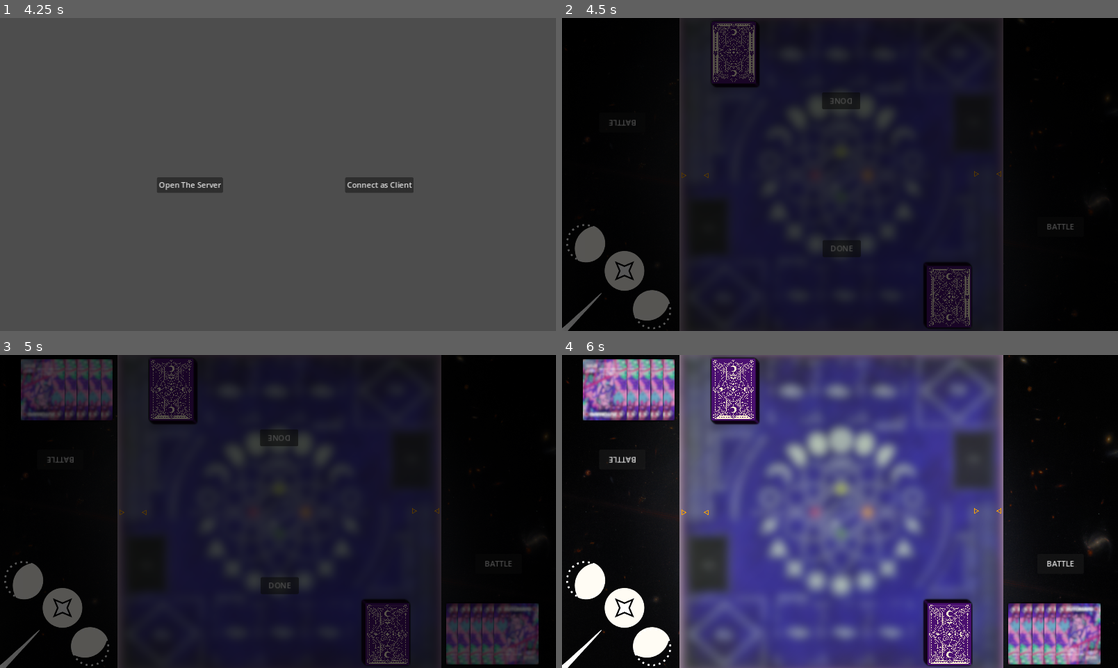
Above: before the commit, frames 1-4 (two rows, left to right).
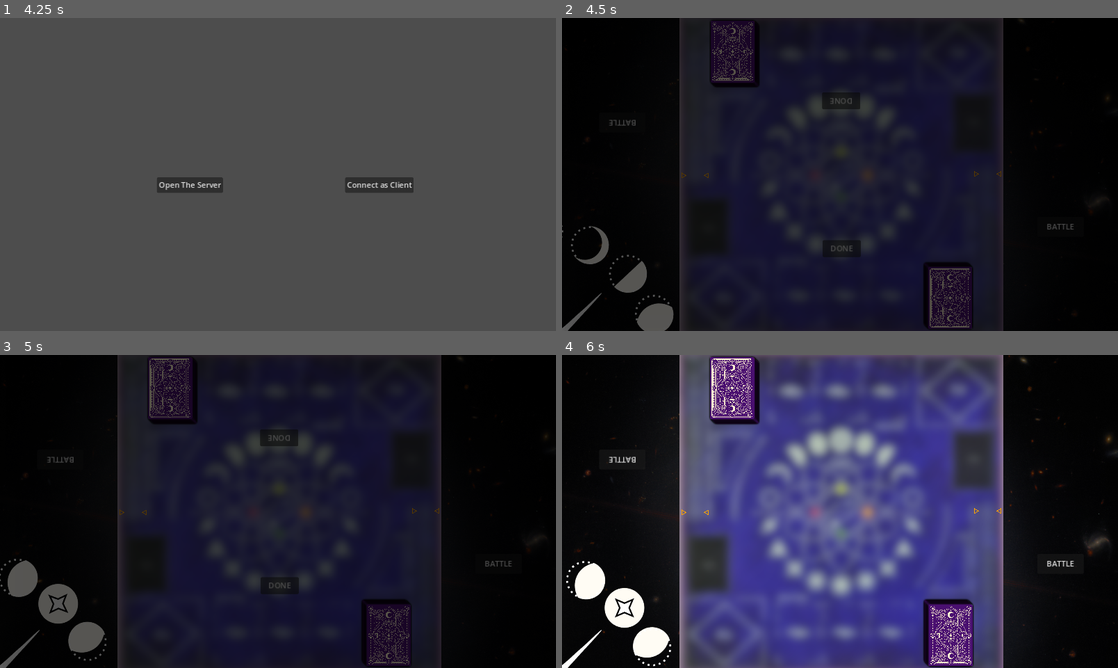
Above: after the commit, the same moments.

Repository: juntz/ZtmyCard
Game: Godot game, scene res://scenes/title.tscn
Two runs of this game, one before a commit and one after it. Both use one fixed random seed, a clock stepped at 60 frames per second and the inputs below.
Inputs (mouse positions are in pixels of both pictures, inside the frame that each line leads up to):
- Up to frame 1 (4.25 s): tap Enter at 0.5 s; move the mouse to (400, 158) at 0.52 s; tap Down (scroll_down) at 0.6, 2.1 s; click (400, 158) at 0.67 s; move the mouse to (166, 190) at 1.27 s; tap Page Up (scroll_up) at 1.35, 2.85 s; click (166, 190) at 1.42 s; move the mouse to (333, 105) at 2.02 s; click (333, 105) at 2.17 s; tap Space at 2.75 s; move the mouse to (250, 237) at 2.77 s; click (250, 237) at 2.92 s; click "MULTIPLAYER" at 3.5 s
- Up to frame 2 (4.5 s): click "Open The Server" at 4.25 s
- Up to frame 3 (5 s): no input
- Up to frame 4 (6 s): click "DONE" at 5 s; click "DONE" at 5.75 s

Frame 1 is identical in both runs. In frame 2, 3.1% of the frame differs, in the area x 0-74%, y 0-100%; in frame 3, 8.8%, in the area x 0-97%, y 0-100%; in frame 4, 8.3%.
Error in both runs: Attempt to call function 'set_size_override' in base 'null instance' on a null instance. (res://scripts/card_node.gd:104)

Commit message:
temp

Diff:
--- a/project.godot
+++ b/project.godot
@@ -13,6 +13,10 @@
 config/name="ZtmyCardGd"
 run/main_scene="res://scenes/title.tscn"
 config/features=PackedStringArray("4.3", "GL Compatibility")
+
+[autoload]
+
+GlobalUI="*res://scripts/global_ui.gd"
 
 [display]
 
--- a/scenes/main.tscn
+++ b/scenes/main.tscn
@@ -9,11 +9,47 @@
 [ext_resource type="Script" path="res://scripts/chronos_node.gd" id="6_2ficq"]
 [ext_resource type="Texture2D" uid="uid://b4e4d8upf1iut" path="res://resources/images/chronos.svg" id="8_m762a"]
 [ext_resource type="Script" path="res://scripts/game_master.gd" id="10_0l7ah"]
-[ext_resource type="Script" path="res://scripts/enchant_processor.gd" id="10_vjxuj"]
 [ext_resource type="Texture2D" uid="uid://b0h36ixhyg48w" path="res://resources/images/second_hand.png" id="11_3o78s"]
 [ext_resource type="PackedScene" uid="uid://yvaeghs5pc8f" path="res://scenes/card_info_container.tscn" id="12_62va5"]
 [ext_resource type="PackedScene" uid="uid://bghrbe7baini3" path="res://scenes/phase_title_overlay.tscn" id="13_uv7ar"]
 [ext_resource type="PackedScene" uid="uid://oov56qgnancs" path="res://scenes/game_end_overlay.tscn" id="14_4v0tr"]
+
+[sub_resource type="Animation" id="Animation_xgi6g"]
+resource_name = "turn_chronos"
+length = 1.5
+tracks/0/type = "value"
+tracks/0/imported = false
+tracks/0/enabled = true
+tracks/0/path = NodePath("Chronos/Chronos:rotation")
+tracks/0/interp = 2
+tracks/0/loop_wrap = true
+tracks/0/keys = {
+"times": PackedFloat32Array(0, 1, 1.26667),
+"transitions": PackedFloat32Array(1, 1, 1),
+"update": 0,
+"values": [0.0, -1.71042, -1.38928]
+}
+
+[sub_resource type="Animation" id="Animation_n2avo"]
+length = 0.001
+tracks/0/type = "value"
+tracks/0/imported = false
+tracks/0/enabled = true
+tracks/0/path = NodePath("Chronos/Chronos:rotation")
+tracks/0/interp = 1
+tracks/0/loop_wrap = true
+tracks/0/keys = {
+"times": PackedFloat32Array(0),
+"transitions": PackedFloat32Array(1),
+"update": 0,
+"values": [-0.722566]
+}
+
+[sub_resource type="AnimationLibrary" id="AnimationLibrary_5k5ai"]
+_data = {
+"RESET": SubResource("Animation_n2avo"),
+"turn_chronos": SubResource("Animation_xgi6g")
+}
 
 [node name="Main" type="Node2D"]
 script = ExtResource("1_m1pte")
@@ -62,18 +98,12 @@
 texture = ExtResource("5_d542b")
 
 [node name="Chronos" type="Sprite2D" parent="Chronos"]
+rotation = -0.722566
 scale = Vector2(0.715, 0.715)
 texture = ExtResource("8_m762a")
 
 [node name="GameMaster" type="Node" parent="."]
 script = ExtResource("10_0l7ah")
-
-[node name="EnchantProcessor" type="Node" parent="GameMaster" node_paths=PackedStringArray("player", "opponent", "game_master", "chronos")]
-script = ExtResource("10_vjxuj")
-player = NodePath("../../Player")
-opponent = NodePath("../../Opponent")
-game_master = NodePath("..")
-chronos = NodePath("../../Chronos")
 
 [node name="SecondHand" type="Sprite2D" parent="."]
 position = Vector2(4.00001, 641)
@@ -90,5 +120,10 @@
 [node name="GameEndOverlay" parent="." instance=ExtResource("14_4v0tr")]
 visible = false
 
+[node name="AnimationPlayer" type="AnimationPlayer" parent="."]
+libraries = {
+"": SubResource("AnimationLibrary_5k5ai")
+}
+
 [editable path="Opponent"]
 [editable path="Player"]
--- a/scripts/card_field.gd
+++ b/scripts/card_field.gd
@@ -18,14 +18,6 @@
 	result.assign(cards)
 	return result
 
-
-func shuffle():
-	var cards = cards()
-	for card in cards:
-		remove_child(card)
-	cards.shuffle()
-	for card in cards:
-		add_child(card)
 
 func scroll_move_up(scroll : float):
 	if not scrollable:
--- a/scripts/card_node.gd
+++ b/scripts/card_node.gd
@@ -10,8 +10,8 @@
 
 const FLYING_DURATION = 0.5
 
-
 var card: Card
+var number: int
 var order = 0
 var hover_scale = 1.1
 var top_z_index = 1000
@@ -109,7 +109,12 @@
 	if event is InputEventMouseButton and event.pressed:
 		if event.button_index == MOUSE_BUTTON_LEFT:
 			if selectable && hover:
-				card_clicked.emit(self)
+				_on_card_clicked.rpc()
+
+
+@rpc("any_peer")
+func _on_card_clicked():
+	card_clicked.emit(self)
 
 
 func _check_hover():
--- a/scripts/card_node_factory.gd
+++ b/scripts/card_node_factory.gd
@@ -21,6 +21,7 @@
 	var card = _card_factory.from_document(document)
 	var node = card_scene.instantiate()
 	node.card = card
+	node.number = number
 	node.description = _get_description(document)
 	node.set_card_image(_get_image_path(document))
 	return node
--- a/scripts/chronos_node.gd
+++ b/scripts/chronos_node.gd
@@ -1,8 +1,17 @@
 class_name ChronosNode
 extends Node2D
 
-var chronos: Chronos
+var time: int:
+	get:
+		return _time
+	set(value):
+		_time = value
+		var tween = get_tree().create_tween()
+		tween.tween_property($Chronos, "rotation", _rotation_amount, 1).set_trans(Tween.TRANS_BACK)
+var _time: int
+var _rotation_amount: float:
+	get:
+		return -(_time * TAU / Chronos.MAX_TIME)
 
-
-func _process(_delta):
-	$Chronos.rotation = -(chronos.time * TAU / Chronos.MAX_TIME)
+func _ready():
+	time = Chronos.INITIAL_TIME
--- a/scripts/client_button.gd
+++ b/scripts/client_button.gd
@@ -1,14 +1,4 @@
 extends Button
-
-
-# Called when the node enters the scene tree for the first time.
-func _ready():
-	pass # Replace with function body.
-
-
-# Called every frame. 'delta' is the elapsed time since the previous frame.
-func _process(delta):
-	pass
 
 
 func _on_pressed():
--- a/scripts/client_connection_dialog.gd
+++ b/scripts/client_connection_dialog.gd
@@ -1,16 +1,6 @@
 extends AcceptDialog
 
 @export var target_scene: PackedScene
-
-
-# Called when the node enters the scene tree for the first time.
-func _ready():
-	pass # Replace with function body.
-
-
-# Called every frame. 'delta' is the elapsed time since the previous frame.
-func _process(delta):
-	pass
 
 
 func _on_confirmed():
--- /dev/null
+++ b/scripts/commands/change_phase_command.gd
@@ -0,0 +1,8 @@
+class_name ChangePhaseCommand
+extends Command
+
+@export var phase: Game.Phase
+
+
+func execute_async():
+	print(phase)
--- /dev/null
+++ b/scripts/commands/command.gd
@@ -0,0 +1,7 @@
+class_name Command
+
+var game_master: GameMaster
+
+
+func execute_async():
+	pass
--- /dev/null
+++ b/scripts/commands/modify_chronos_command.gd
@@ -0,0 +1,8 @@
+class_name ModifyChronosCommand
+extends Command
+
+@export var time: int
+
+
+func execute_async():
+	game_master.chronos_node.time += time
--- /dev/null
+++ b/scripts/commands/modify_hp_command.gd
@@ -0,0 +1,8 @@
+class_name ModifyHpCommand
+extends PlayerCommand
+
+@export var hp: int
+
+
+func execute_async():
+	player_node.hp = hp
--- /dev/null
+++ b/scripts/commands/move_card_command.gd
@@ -0,0 +1,9 @@
+class_name MoveCardCommand
+extends PlayerCommand
+
+@export var card_idx: int
+@export var destination: CardFields.Field
+
+
+func execute_async():
+	player_node.move_card(card_idx, destination)
--- /dev/null
+++ b/scripts/commands/player_command.gd
@@ -0,0 +1,7 @@
+class_name PlayerCommand
+extends Command
+
+@export var player_idx: int
+var player_node: PlayerNode:
+	get:
+		return game_master.player_nodes[player_idx]
--- a/scripts/deck_editor.gd
+++ b/scripts/deck_editor.gd
@@ -2,11 +2,12 @@
 
 @export var card_scene: PackedScene
 var max_card_count = 20
+var _factory := CardNodeFactory.new(null)
 
-# Called when the node enters the scene tree for the first time.
+
 func _ready():
-	for i in range(CardNode.card_info["cards"].size()):
-		var card = CardNode.from_card_number(i + 1)
+	for i in range(CardNodeFactory.card_info["cards"].size()):
+		var card = _factory.from_number(i + 1)
 		card.show_card()
 		card.selectable = true
 		card.card_clicked.connect(_on_card_clicked)
@@ -28,11 +29,6 @@
 		_add_card_to_deck(cards[card_number - 1])
 
 
-# Called every frame. 'delta' is the elapsed time since the previous frame.
-func _process(delta):
-	pass
-
-
 func _add_card_to_deck(card: CardNode):
 	var cards = $DeckContainer/Deck.cards()
 
@@ -42,14 +38,14 @@
 	var same_cards := 0
 	for c in cards :
 		# TODO : 2nd/3rd 추가시에 문제 있음. / 카데고리로 추가 비교?
-		if card.info.number == c.info.number:
+		if card.number == c.number:
 			same_cards += 1
 
 	if same_cards >= 2:
 		GlobalUI.send_warning("같은 카드는 2장까지만 추가할 수 있습니다.")
 		return
 
-	var new_card = card.clone()
+	var new_card = _factory.from_number(card.number)
 	new_card.show_card()
 	new_card.selectable = true
 	new_card.card_clicked.connect(_on_deck_card_clicked)
@@ -81,6 +77,6 @@
 func _on_exit_button_pressed():
 	var f = FileAccess.open("user://deck.json", FileAccess.WRITE)
 	var data = {}
-	data["cards"] = $DeckContainer/Deck.cards().map(func (x): return x.info["number"])
+	data["cards"] = $DeckContainer/Deck.cards().map(func (x): return x.number)
 	f.store_line(JSON.stringify(data))
 	f.close()
--- a/scripts/enchant_processor.gd
+++ /dev/null
@@ -1,216 +0,0 @@
-class_name EnchantProcessor
-extends Node
-
-const ENCHANT_DELAY_SEC = 1.0
-const ENCAHNTING_SCALE = 1.1
-
-signal enchant_end
-
-@export var player: PlayerNode
-@export var opponent: PlayerNode
-@export var game_master: GameMaster
-@export var chronos: ChronosNode
-var timer: Timer
-var selecting = false
-var enchanting_card: CardNode
-
-
-# Called when the node enters the scene tree for the first time.
-func _ready():
-	timer = Timer.new()
-	add_child(timer)
-	timer.one_shot = true
-	timer.timeout.connect(_on_timer_timeout)
-
-
-# Called every frame. 'delta' is the elapsed time since the previous frame.
-func _process(delta):
-	pass
-
-
-func apply_enchant(card: CardNode):
-	enchanting_card = card
-	timer.stop()
-	if card.info["type"] != "enchant":
-		enchant_end.emit()
-		return
-
-	var effect = card.info["effect"]
-	if !effect.has("type"):
-		enchant_end.emit()
-		return
-	card.scale *= ENCAHNTING_SCALE
-	var type = effect["type"]
-	var fields = null
-	if effect.has("fields"):
-		fields = effect["fields"]
-	if player.check_powered(card):
-		Callable(self, type).call(fields)
-	timer.start(ENCHANT_DELAY_SEC)
-
-
-func draw(fields):
-	game_master.draw_card(player)
-
-
-func disableClock(fields):
-	chronos.revert.rpc()
-
-
-func modifyTime(fields):
-	chronos.revert.rpc()
-	chronos.turn.rpc(-opponent.battle_field_card().info["clock"])
-
-
-func useFromAbyss(fields):
-	var abyssCards = player.get_cards(PlayerNode.Field.ABYSS)
-	if abyssCards.size() <= 0:
-		return
-
-	timer.stop()
-	selecting = true
-	var selection_zone = player.get_node("SelectionZone")
-	selection_zone.start_selection(player, PlayerNode.Field.ABYSS)
-
-	var idx = await selection_zone.card_selected
-	game_master.move_card.rpc(PlayerNode.Field.ABYSS, idx, PlayerNode.Field.SET)
-	selecting = false
-	_end_enchant()
-
-
-func reduceDamage(fields):
-	_reduce_damage.rpc(fields)
-
-
-func modifyHp(fields):
-	_modify_hp.rpc(fields)
-
-
-func modifyAttackPoint(fields):
-	_modify_attack_point.rpc(fields)
-
-
-func swapHandAndAbyss(fields):
-	var abyssCards = player.get_cards(PlayerNode.Field.ABYSS)
-	if abyssCards.size() <= 0:
-		return
-
-	timer.stop()
-	selecting = true
-	var selection_zone = player.get_node("SelectionZone")
-	selection_zone.start_selection(player, PlayerNode.Field.HAND)
-
-	var idx = await selection_zone.card_selected
-	game_master.move_card.rpc(PlayerNode.Field.ABYSS, -1, PlayerNode.Field.HAND)
-	game_master.move_card.rpc(PlayerNode.Field.HAND, idx, PlayerNode.Field.ABYSS)
-	selecting = false
-	_end_enchant()
-
-
-func swapDayAndNightAttackPoint(fields):
-	_swap_day_and_night_attack_point.rpc(fields)
-
-
-@rpc("any_peer", "call_local")
-func _modify_hp(fields: Dictionary):
-	if fields.has("condition"):
-		if !_check_card_condition(fields["condition"]):
-			return
-
-	var target = _get_target_player(fields)
-	target.heal(int(fields["add"]))
-
-
-@rpc("any_peer", "call_local")
-func _modify_attack_point(fields: Dictionary):
-	if fields.has("condition"):
-		if _check_card_condition(fields["condition"]):
-			var target = _get_target_player(fields)
-			target.attack_point_addend += int(fields["add"])
-
-
-@rpc("any_peer", "call_local")
-func _reduce_damage(fields: Dictionary):
-	var target = _get_target_player(fields)
-	target.damage_subtrahend += int(fields["amount"])
-
-
-@rpc("any_peer", "call_local")
-func _swap_day_and_night_attack_point(fields: Dictionary):
-	var target = _get_target_player(fields)
-	target.swap_day_and_night_attack_point = true
-
-
-func _get_target_player(fields: Dictionary) -> PlayerNode:
-	var call_from_local = multiplayer.get_remote_sender_id() == multiplayer.get_unique_id()
-	var target_is_player = fields["target"] == "player"
-	if call_from_local != target_is_player:
-		return opponent
-	return player
-
-
-func _check_card_condition(condition: Dictionary) -> bool:
-	if condition.has("or"):
-		return condition["or"].map(_check_card_condition).reduce(func(a, b): return a || b, false)
-
-	if condition.has("attribute"):
-		if condition["target"] == "player":
-			if !player.battle_field_card():
-				return false
-			if player.battle_field_card().info["attribute"] != condition["attribute"]:
-				return false
-		else:
-			if !opponent.battle_field_card():
-				return false
-			if opponent.battle_field_card().info["attribute"] != condition["attribute"]:
-				return false
-
-	if condition.has("powerCost"):
-		if !opponent.battle_field_card():
-			return false
-		var powerCostCondition = condition["powerCost"]
-		var opponentPowerCost = opponent.battle_field_card().info["powerCost"]
-		if powerCostCondition.has("greaterThanOrEqual"):
-			if opponentPowerCost < powerCostCondition["greaterThanOrEqual"]:
-				return false
-		if powerCostCondition.has("lessThanOrEqual"):
-			if opponentPowerCost > powerCostCondition["lessThanOrEqual"]:
-				return false
-
-	if condition.has("hpLessOrEqual"):
-		if player.hp() > condition["hpLessOrEqual"]:
-			return false
-	if condition.has("time"):
-		if condition["time"] == "night" && !chronos.is_night():
-			return false
-		if condition["time"] == "day" && chronos.is_night():
-			return false
-
-	if condition.has("timeChanged"):
-		if condition["timeChanged"] == "dayToNight" && !(!chronos.is_prev_night() && chronos.is_night()):
-			return false
-		if condition["timeChanged"] == "nightToDay" && !(chronos.is_prev_night() && !chronos.is_night()):
-			return false
-
-	if condition.has("abyss"):
-		if player.abyss_attribute_count() < 4:
-			return false
-
-	return true
-
-
-func _end_enchant():
-	if !player.check_powered(enchanting_card):
-		enchanting_card.shake()
-	enchanting_card.scale /= ENCAHNTING_SCALE
-	enchant_end.emit()
-
-
-func _on_timer_timeout():
-	if !selecting:
-		_end_enchant()
-
-
-func _on_card_selected(selected, unselected):
-	selecting = false
-	_end_enchant()
--- a/scripts/game_master.gd
+++ b/scripts/game_master.gd
@@ -1,29 +1,54 @@
 class_name GameMaster
 extends Node
 
+var players: Array[Player]
+var player_nodes: Array[PlayerNode]:
+	get:
+		return [$"../Player", $"../Opponent"]
+var chronos_node: ChronosNode:
+	get:
+		return $"../Chronos"
 var _game := Game.new()
+var _game_signal_processor: GameSignalProcessor
 
 
 func _ready():
-	$"../Chronos".chronos = _game.chronos
-	_game.players = _ready_players()
+	_ready_players()
+	_game.players = players
+	_game_signal_processor = GameSignalProcessor.new(_game, self)
+	if !multiplayer.is_server():
+		return
+	await multiplayer.peer_connected
 	await _game.play_async()
 	_end_game()
 
 
-func _ready_players() -> Array[Player]:
-	var players: Array[Player]
+func execute_command(command: Command):
+	_execute_command.rpc(
+			var_to_bytes_with_objects(command))
+
+
+@rpc("call_local")
+func _execute_command(serialized_command):
+	# TODO: It is recommended to use a different serialization method for security reasons.
+	# https://docs.godotengine.org/en/stable/classes/class_%40globalscope.html#class-globalscope-method-bytes-to-var-with-objects
+	var command: Command = bytes_to_var_with_objects(serialized_command)
+	if command is not Command:
+		push_error("The received command is invalid or unrecognized.")
+		return
+	command.game_master = self
+	await command.execute_async()
+
+
+func _ready_players() -> void:
 	var card_node_factory := CardNodeFactory.new(_game)
-	var player_nodes = [$"../Player", $"../Opponent"]
 	for player_node in player_nodes:
 		var card_nodes = _get_deck(card_node_factory, player_node)
 		var cards: Array[Card]
 		cards.assign(card_nodes.map(func (x): return x.card))
 		var player = Player.new(cards, _game)
 		player_node.player = player
-		player.card_fields.card_moved.connect(player_node.move_card)
 		players.append(player)
-	return players
 
 
 func _get_deck(card_node_factory: CardNodeFactory, player_node: PlayerNode) -> Array[CardNode]:
@@ -38,10 +63,10 @@
 	else:
 		card_numbers = range(1, 21)
 
-	card_numbers.shuffle()
-
-	for card_number in card_numbers:
+	for i in len(card_numbers):
+		var card_number = card_numbers[i]
 		var card = card_node_factory.from_number(card_number)
+		card.name = "Card%s" % i
 		card.card_entered.connect(player_node._on_card_entered)
 		card.card_exited.connect(player_node._on_card_exited)
 		card.card_clicked.connect(player_node._on_card_clicked)
--- /dev/null
+++ b/scripts/game_signal_processor.gd
@@ -0,0 +1,35 @@
+class_name GameSignalProcessor
+
+var _game: Game
+var _game_master: GameMaster
+
+
+func _init(game: Game, game_master: GameMaster):
+	_game = game
+	_game_master = game_master
+
+	game.chronos.time_changed.connect(_on_time_changed)
+	for player in game.players:
+		player.card_moved.connect(_on_card_moved)
+		player.hp_changed.connect(_on_hp_changed)
+
+
+func _on_time_changed(chronos: Chronos):
+	var command = ModifyChronosCommand.new()
+	command.time = chronos.time
+	_game_master.execute_command(command)
+
+
+func _on_card_moved(player: Player, card: Card, to: CardFields.Field):
+	var command = MoveCardCommand.new()
+	command.player_idx = _game.players.find(player)
+	command.card_idx = player.card_fields.card_to_idx(card)
+	command.destination = to
+	_game_master.execute_command(command)
+
+
+func _on_hp_changed(player: Player):
+	var command = ModifyHpCommand.new()
+	command.player_idx = _game.players.find(player)
+	command.hp = player.hp
+	_game_master.execute_command(command)
--- a/scripts/gameplay/card_fields.gd
+++ b/scripts/gameplay/card_fields.gd
@@ -40,6 +40,14 @@
 	_card_fields[Field.DECK].append_array(deck)
 
 
+func card_to_idx(card: Card) -> int:
+	return _deck.find(card)
+
+
+func idx_to_card(idx: int) -> Card:
+	return _deck[idx]
+
+
 func get_last_card(field: Field) -> Card:
 	var cards = _card_fields[field]
 	if len(cards) <= 0:
@@ -70,11 +78,13 @@
 
 
 func draw_cards(count: int) -> void:
+	var deck = get_cards(Field.DECK).duplicate()
 	for i in count:
-		var card = get_last_card(Field.DECK)
+		var card = deck.pick_random()
 		if !card:
 			return
 		move_card(card, Field.HAND)
+		deck.erase(card)
 
 
 func dump_card(card: Card) -> void:
@@ -83,10 +93,6 @@
 	move_card(card,
 			Field.POWER_CHARGER if card.send_to_power > 0
 			else Field.ABYSS)
-
-
-func shuffle_deck():
-	_card_fields[Field.DECK].shuffle()
 
 
 func _is_limit_reached(field: Field) -> bool:
--- a/scripts/gameplay/chronos.gd
+++ b/scripts/gameplay/chronos.gd
@@ -1,4 +1,6 @@
 class_name Chronos
+
+signal time_changed(emitter: Chronos)
 
 enum Period
 {
@@ -16,6 +18,7 @@
 		return _time
 	set(value):
 		_time = value % MAX_TIME
+		time_changed.emit(self)
 var period: Period:
 	get:
 		return Period.NIGHT if time < DAY_START else Period.DAY
--- a/scripts/gameplay/player.gd
+++ b/scripts/gameplay/player.gd
@@ -1,4 +1,7 @@
 class_name Player
+
+signal hp_changed(emitter: Player)
+signal card_moved(emitter: Player, card: Card, to: CardFields.Field)
 
 const MAX_HP: int = 100
 
@@ -7,7 +10,12 @@
 		return hp > 0
 
 var battle_ready: bool = false
-var hp: int = MAX_HP
+var hp: int:
+	get:
+		return _hp
+	set(value):
+		_hp = value
+		hp_changed.emit(self)
 var power: int:
 	get:
 		return card_fields.get_cards(CardFields.Field.POWER_CHARGER).reduce(
@@ -16,6 +24,7 @@
 			0)
 var card_set_limit: int = 1
 var card_fields: CardFields
+var _hp: int = MAX_HP
 var _state: PlayerState
 var _game: Game
 var _empty_state: PlayerState:
@@ -27,6 +36,7 @@
 	_game = game
 	_state = _empty_state
 	card_fields = CardFields.new(deck)
+	card_fields.card_moved.connect(_on_card_moved)
 
 
 func process_phase_async(phase: Game.Phase):
@@ -41,3 +51,7 @@
 
 func player_ready():
 	_state.player_ready.emit()
+
+
+func _on_card_moved(card: Card, to: CardFields.Field):
+	card_moved.emit(self, card, to)
--- a/scripts/gameplay/player_states/player_battle_state.gd
+++ b/scripts/gameplay/player_states/player_battle_state.gd
@@ -13,8 +13,11 @@
 
 func run_async():
 	var damage = _get_damage(_player)
-	_player.hp -= damage
-	_player.card_set_limit = SET_CARD_LIMIT_LOSE if damage > 0 else SET_CARD_LIMIT_WIN
+	if damage > 0:
+		_player.hp -= damage
+		_player.card_set_limit = SET_CARD_LIMIT_LOSE
+	else:
+		_player.card_set_limit = SET_CARD_LIMIT_WIN
 	_card_fields.dump_card(_card_fields.set_b_field_card)
 	_card_fields.dump_card(_card_fields.set_a_field_card)
 
--- a/scripts/gameplay/player_states/player_mulligan_state.gd
+++ b/scripts/gameplay/player_states/player_mulligan_state.gd
@@ -7,12 +7,10 @@
 
 
 func run_async():
-	_card_fields.shuffle_deck()
 	_card_fields.draw_cards(MULLIGAN_CARD_COUNT)
 	await player_ready
 	for card in _selected_cards:
 		_card_fields.move_card(card, CardFields.Field.DECK)
-	_card_fields.shuffle_deck()
 	_card_fields.draw_cards(len(_selected_cards))
 	_selected_cards.clear()
 
--- a/scripts/hp_bar.gd
+++ b/scripts/hp_bar.gd
@@ -13,7 +13,6 @@
 
 # Called every frame. 'delta' is the elapsed time since the previous frame.
 func _process(delta):
-	hp = $"..".player.hp
 	if is_moving():
 		$HpPathFollow/HpIndicator.scale = Vector2(moving_scale, moving_scale)
 		$HpPathFollow/DamageLabel.visible = true
--- a/scripts/player_node.gd
+++ b/scripts/player_node.gd
@@ -19,9 +19,11 @@
 
 var CHEAT_super_powered = false
 
-
-func hp() -> int:
-	return $HpBar.hp
+var hp: int:
+	get:
+		return $HpBar.hp
+	set(value):
+		$HpBar.hp = value
 
 
 func set_battle_button_state(enable: bool):
@@ -32,17 +34,17 @@
 	return card_fields[field].cards()
 
 
-func move_card(card: Card, to: CardFields.Field):
-	var node = _get_card_node(card)
+func move_card(idx: int, to: CardFields.Field):
+	var node = _get_card_node(idx)
 	var to_field = _get_field(to)
 	node.show_card()
 	node.reparent(to_field)
 
 
-func _get_card_node(card: Card) -> CardNode:
+func _get_card_node(idx: int) -> CardNode:
 	for field in card_fields.values():
 		for c in field.cards():
-			if c.card == card:
+			if c.name == "Card%s" % idx:
 				return c
 	return null
 
--- a/scripts/server_button.gd
+++ b/scripts/server_button.gd
@@ -4,16 +4,6 @@
 @onready var peer = ENetMultiplayerPeer.new()
 
 
-# Called when the node enters the scene tree for the first time.
-func _ready():
-	pass # Replace with function body.
-
-
-# Called every frame. 'delta' is the elapsed time since the previous frame.
-func _process(delta):
-	pass
-
-
 func _on_pressed():
 	peer.create_server(50001, 1)
 	multiplayer.multiplayer_peer = peer
Not shown: 1 places in scenes/main.tscn that only renumber resources
